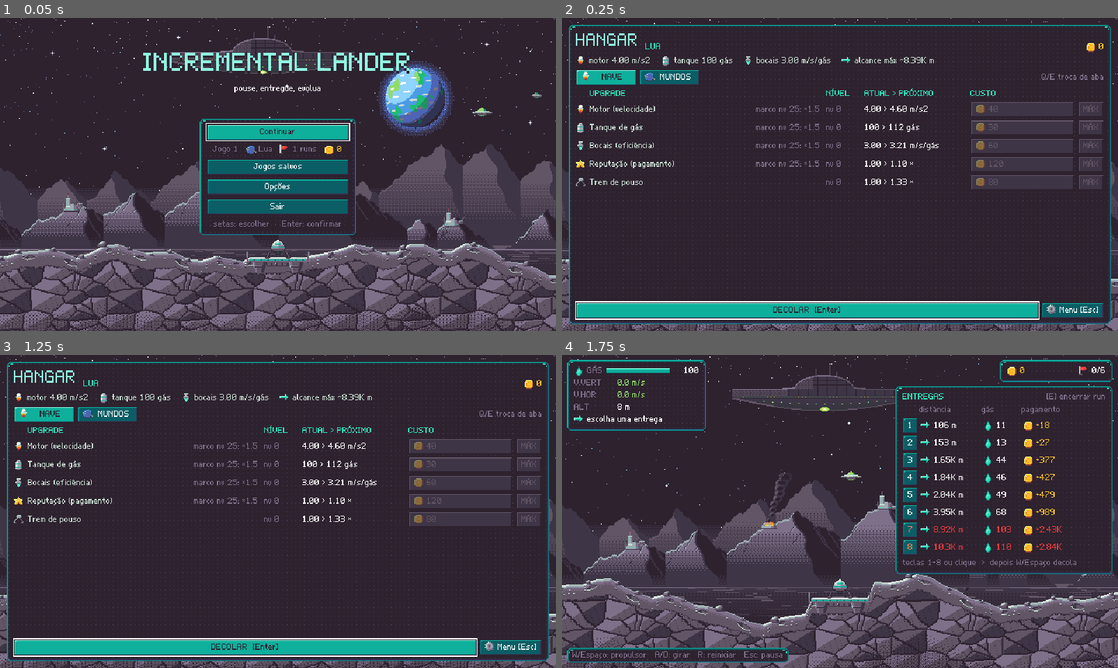
Above: before the commit, frames 1-4 (two rows, left to right).
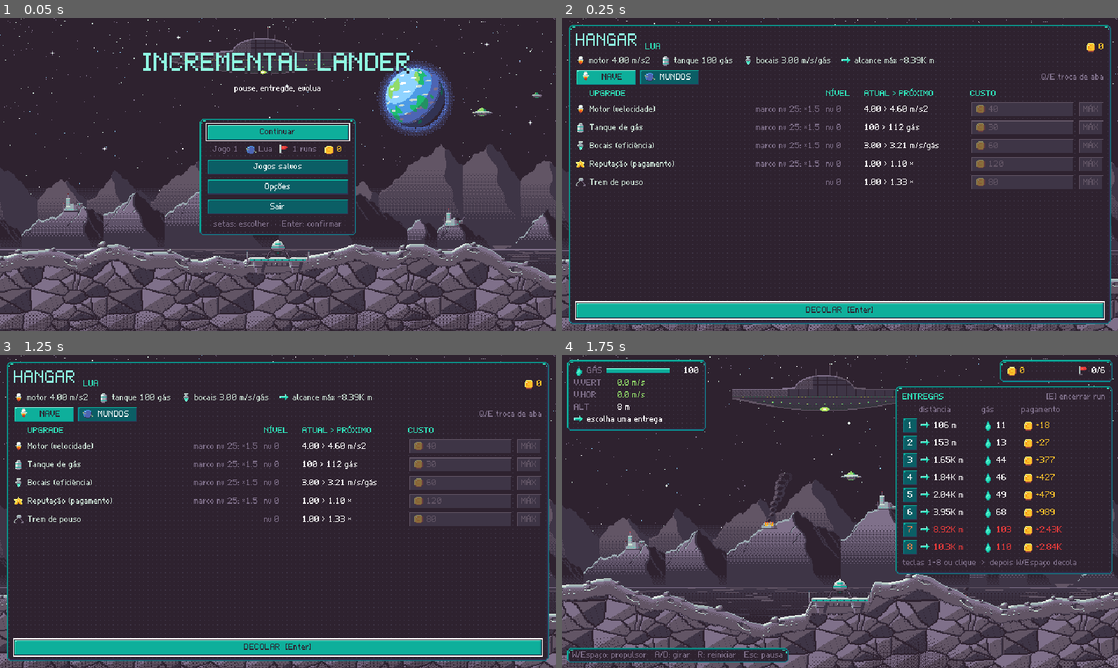
Above: after the commit, the same moments.

Repository: valdersonjr/incremental-lander
Game: Godot game, scene res://tests/integration/esc_flow.tscn
Same seed, same stepped clock (60 frames per second), same inputs: the game is played once before the commit and once after it. This scene is started directly instead of the project's main scene.
Inputs:
- Up to frame 1 (0.05 s): no input
- Up to frame 2 (0.25 s): no input
- Up to frame 3 (1.25 s): click "Novo jogo" at 0.5 s
- Up to frame 4 (1.75 s): click "DECOLAR [Enter]" at 1.25 s

Frame 1 is identical in both runs. In frame 2, 0.8% of the frame differs, in the area x 38-98%, y 90-97%; in frame 3, 0.8%; in frame 4, nothing differs.

Commit message:
Hangar: tira o botão "Menu [Esc]" do rodapé (o menu abre pelo Esc); DECOLAR ocupa a largura toda
Co-Authored-By: Claude Opus 5.5 <noreply@anthropic.com>
Claude-Session: https://claude.ai/code/session_01JhKCi9Us7j2H5LJGQ5fDNT

Diff:
--- a/game/hangar/hangar.gd
+++ b/game/hangar/hangar.gd
@@ -1,5 +1,5 @@
 ## Hangar entre runs (arte: UiKit, cor de destaque do mundo atual). Abas: NAVE (upgrades, padrao), MUNDOS (planetas),
-## PRESTIGIO (recomeco + loja da Poeira); a Expedicao (meta final) fica fixa no topo. Esc / botao Opcoes pedem o menu do
+## PRESTIGIO (recomeco + loja da Poeira); a Expedicao (meta final) fica fixa no topo. Esc (sem botao na tela) pede o menu do
 ## jogo (menu_requested: a Main esconde o hangar e abre o PauseMenu no modo HANGAR — volumes, menu inicial, novo jogo).
 ## Q/E trocam de aba, Enter decola (ou ativa o botao com foco, se o jogador navegou com setas/Tab). Tudo que e numero
 ## vem de GameState/EconMath. As linhas sao refeitas a cada refresh(): botoes levam meta "focus_key" para o foco do
@@ -10,7 +10,7 @@
 signal launch_requested
 ## Voltar ao menu inicial (contrato mantido; hoje o pedido sai do menu do jogo, PauseMenu.title_requested).
 signal title_requested
-## Esc ou botao Opcoes: abrir o menu do jogo fora do hangar.
+## Esc: abrir o menu do jogo fora do hangar.
 signal menu_requested
 
 enum Tab { SHIP, WORLDS, PRESTIGE }
@@ -44,14 +44,11 @@
 @onready var _scroll: ScrollContainer = %Scroll
 @onready var _rows: VBoxContainer = %Rows
 @onready var _launch: Button = %Launch
-@onready var _options: Button = %Options
 
 
 func _ready() -> void:
 	_launch.pressed.connect(func() -> void: launch_requested.emit())
 	launch_requested.connect(func() -> void: Sound.ui("click"))
-	_options.icon = UiKit.icon("options")
-	_options.pressed.connect(_request_menu)
 
 
 ## Mostra o hangar atualizado, na aba NAVE (o que se compra a cada visita).
@@ -75,13 +72,11 @@
 	if GameState.prestige_pending:
 		_tabs.visible = false
 		_expedition.visible = false
-		_options.visible = false
 		_add_pending_prestige()
 		_after_rebuild(focus_key)
 		return
 	_launch.disabled = false
 	_launch.text = "DECOLAR  [Enter]"
-	_options.visible = true
 	if _tab == Tab.PRESTIGE and not _prestige_unlocked():
 		_tab = Tab.SHIP
 	_fill_expedition()
--- a/game/hangar/hangar.tscn
+++ b/game/hangar/hangar.tscn
@@ -74,9 +74,3 @@
 size_flags_horizontal = 3
 theme_type_variation = &"PrimaryButton"
 text = "DECOLAR  [Enter]"
-
-[node name="Options" type="Button" parent="VBox/Bottom"]
-unique_name_in_owner = true
-custom_minimum_size = Vector2(0, 18)
-layout_mode = 2
-text = "Menu [Esc]"
Not shown, changed: .claude/skills/godot-dev/references/ui.md
Not shown, changed: docs/DECISIONS.md
Not shown, changed: docs/HANDOFF.md
